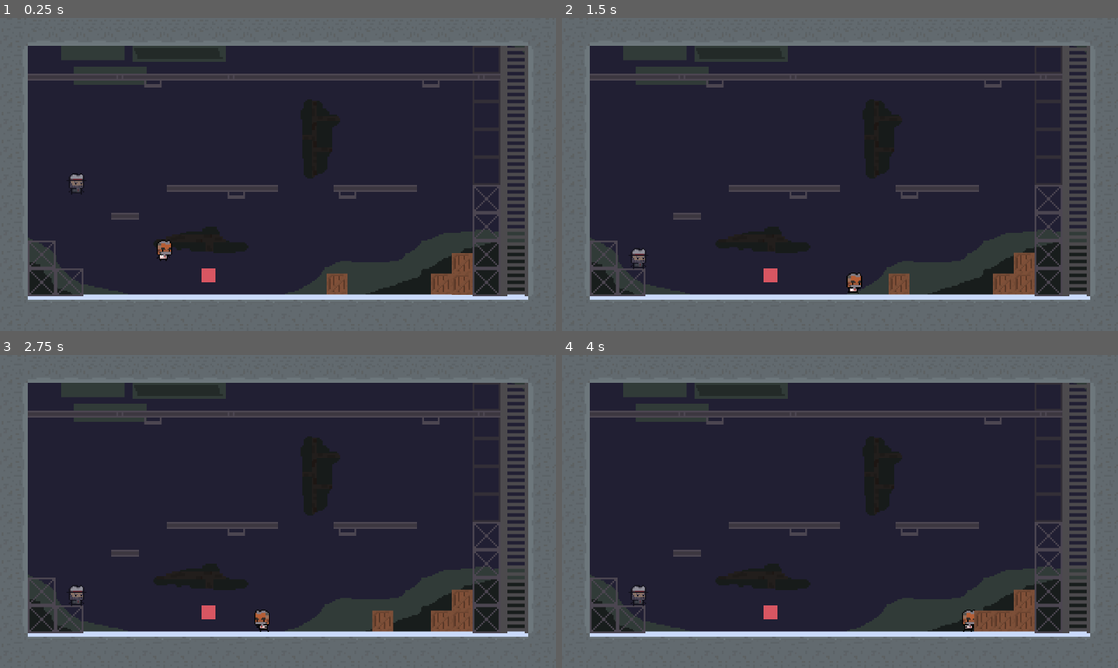
Above: before the commit, frames 1-4 (two rows, left to right).
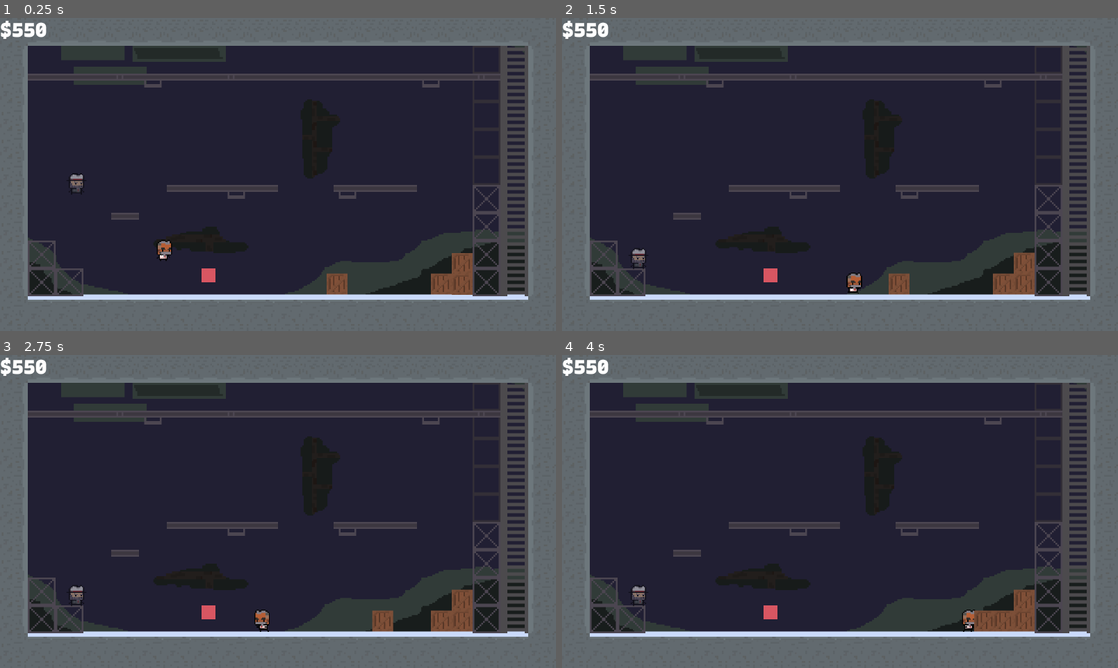
Above: after the commit, the same moments.

Repository: Nastalgua/crime-game-jam
Game: Godot game, scene res://scenes/Game.tscn
Two runs of this game, one before a commit and one after it. Both use one fixed random seed, a clock stepped at 60 frames per second and the inputs below.
Inputs:
- Up to frame 1 (0.25 s): no input
- Up to frame 2 (1.5 s): tap Enter (ui_accept) at 0.5, 0.77 s; hold Right (ui_right) from 0.53 s (still down); tap Z (ui_add_minion) at 0.6, 1.35 s
- Up to frame 3 (2.75 s): tap Enter (ui_accept) at 1.52 s; release Right (ui_right) at 2.03 s; hold Left (ui_left) from 2.03 s (still down); tap Z (ui_add_minion) at 2.1 s
- Up to frame 4 (4 s): release Left (ui_left) at 2.78 s; hold Right (ui_right) from 2.78 s (still down); tap Z (ui_add_minion) at 2.85, 3.6 s; tap Enter (ui_accept) at 3.02, 3.77 s

The runs differ from the first frame. In frame 1, 0.3% of the frame differs, in the area x 0-9%, y 0-7%; in frame 2, 0.3%; in frame 3, 0.3%; in frame 4, 0.3%.

Commit message:
changed the number of people is allowed to spawn

Diff:
--- a/game.gd
+++ b/game.gd
@@ -7,9 +7,10 @@
 
 const RICH_ENDING = 700
 const POOR_ENDING = 100
-var money = 1000
 
-const TOTAL_LEVELS = 5
+var money = 550
+
+const TOTAL_LEVELS = 4
 var current_level = 0
 
 onready var animation_player = get_node("Transition/AnimationPlayer")
@@ -23,8 +24,9 @@
 	to_base()
 
 func _process(delta):
-	#get_node("UI/Money").text = "$" + str(money)
 	add_minion()
+
+	get_node("UI/Money").text = "$" + str(money)
 
 	if current_level == TOTAL_LEVELS:
 		if self.has_node("Level"):
@@ -38,8 +40,6 @@
 			base.queue_free()
 
 		var endings = load(ENDINGS_PATH).instance()
-
-		#endings.ending_text = "Stupid"
 
 		self.add_child(endings)
 
@@ -89,9 +89,9 @@
 
 func add_minion():
 	if Input.is_action_just_pressed("ui_add_minion") and self.has_node("Level"):
-		self.money -= 100
-		var minion = load(MINION_PATH).instance()
-		minion.position = Vector2(512, 384)
-
-		get_node("Level/Characters").add_child(minion)
-		return true
+		if get_node("Level/Characters").get_child_count() < 10:
+			self.money -= 100
+			var minion = load(MINION_PATH).instance()
+			minion.position = Vector2(512, 384)
+			get_node("Level/Characters").add_child(minion)
+			return true
--- a/scenes/Endings.tscn
+++ b/scenes/Endings.tscn
@@ -1,7 +1,8 @@
 [gd_scene load_steps=4 format=2]
 
 [ext_resource path="res://fonts/Recursive-Black-CASL=0-CRSV=0.5-MONO=0-slnt=0.ttf" type="DynamicFontData" id=1]
-[ext_resource path="res://scenes/endings.gd" type="Script" id=2]
+[ext_resource path="res://scripts/endings.gd" type="Script" id=2]
+
 
 [sub_resource type="DynamicFont" id=1]
 size = 35
--- a/scenes/characters/Minion.tscn
+++ b/scenes/characters/Minion.tscn
@@ -12,6 +12,13 @@
 [ext_resource path="res://sprites/minions/minion-run/Minion-run1.png" type="Texture" id=10]
 [ext_resource path="res://sprites/minions/minion-run/Minion-run3.png" type="Texture" id=11]
 [ext_resource path="res://sprites/minions/minion-jump/Minion-jump0.png" type="Texture" id=12]
+[ext_resource path="res://sprites/minions/minion-push/Minion-push1.png" type="Texture" id=13]
+[ext_resource path="res://sprites/minions/minion-push/Minion-push0.png" type="Texture" id=14]
+[ext_resource path="res://sprites/minions/minion-push/Minion-push6.png" type="Texture" id=15]
+[ext_resource path="res://sprites/minions/minion-push/Minion-push5.png" type="Texture" id=16]
+[ext_resource path="res://sprites/minions/minion-push/Minion-push2.png" type="Texture" id=17]
+[ext_resource path="res://sprites/minions/minion-push/Minion-push3.png" type="Texture" id=18]
+[ext_resource path="res://sprites/minions/minion-push/Minion-push4.png" type="Texture" id=19]
 
 [sub_resource type="SpriteFrames" id=1]
 animations = [ {
@@ -25,15 +32,15 @@
 "name": "jump",
 "speed": 5.0
 }, {
+"frames": [ ExtResource( 14 ), ExtResource( 13 ), ExtResource( 17 ), ExtResource( 18 ), ExtResource( 19 ), ExtResource( 16 ), ExtResource( 15 ) ],
+"loop": true,
+"name": "push",
+"speed": 5.0
+}, {
 "frames": [ ExtResource( 10 ), ExtResource( 8 ), ExtResource( 11 ), ExtResource( 9 ), ExtResource( 5 ), ExtResource( 7 ), ExtResource( 6 ) ],
 "loop": true,
 "name": "run",
 "speed": 8.0
-}, {
-"frames": [  ],
-"loop": true,
-"name": "push",
-"speed": 5.0
 } ]
 
 [sub_resource type="RectangleShape2D" id=2]
--- a/scenes/levels/Level2.tscn
+++ /dev/null
@@ -1,3 +0,0 @@
-[gd_scene format=2]
-
-[node name="Level" type="Node2D"]
Not shown: 1 places in scenes/characters/Minion.tscn that only renumber resources
Renamed: scenes/endings.gd -> scripts/endings.gd
Binary file added: sprites/minions/minion-push/Minion-push0.png
Not shown, added: sprites/minions/minion-push/Minion-push0.png.import
Binary file added: sprites/minions/minion-push/Minion-push1.png
Not shown, added: sprites/minions/minion-push/Minion-push1.png.import
Binary file added: sprites/minions/minion-push/Minion-push2.png
Not shown, added: sprites/minions/minion-push/Minion-push2.png.import
Binary file added: sprites/minions/minion-push/Minion-push3.png
Not shown, added: sprites/minions/minion-push/Minion-push3.png.import
Binary file added: sprites/minions/minion-push/Minion-push4.png
Not shown, added: sprites/minions/minion-push/Minion-push4.png.import
(and 5 more such lines)
